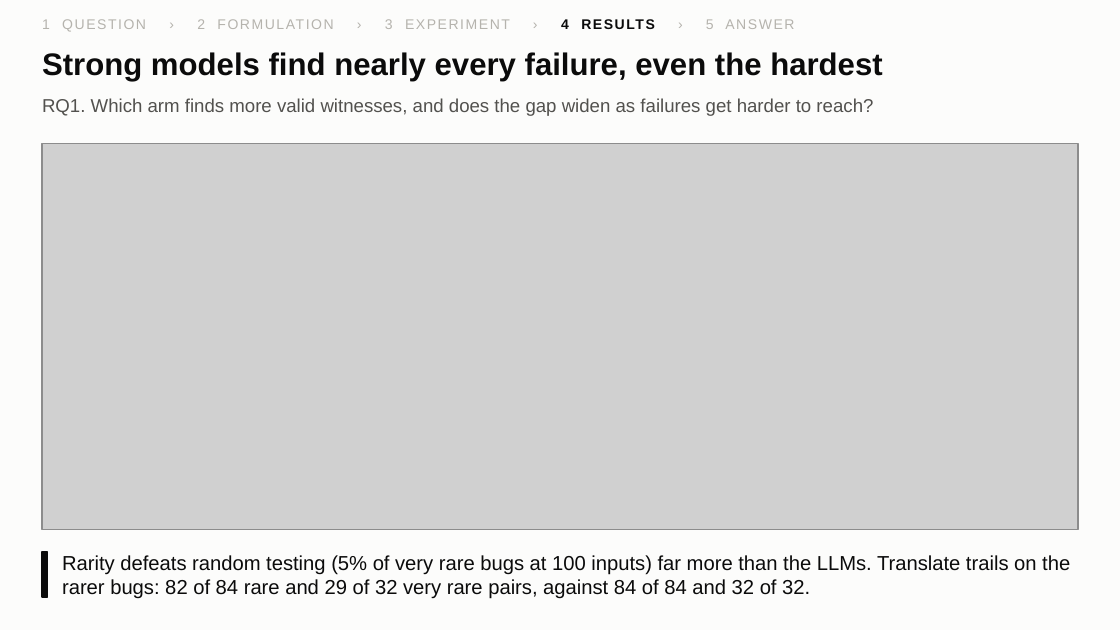
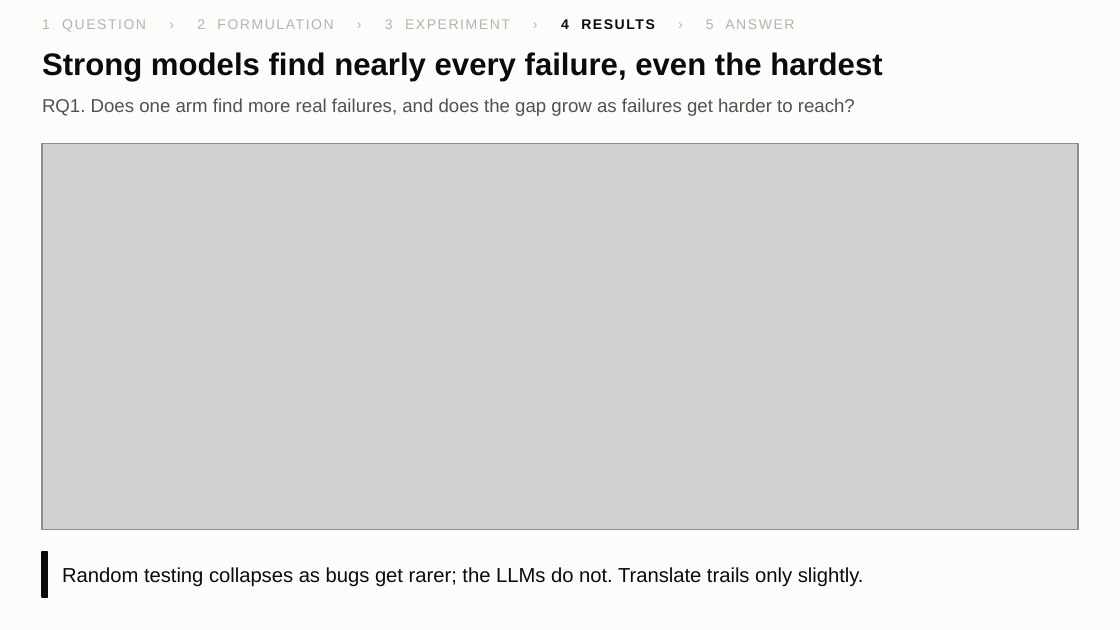
Before and after one commit to yxshrk/System-Failure-Detector, a slide deck: slide 13 of results/figures/slides/premortem_slides.pptx. Drawn at 1120x630 pixels with LibreOffice and Linux fonts; fonts in the diff are those of the drawing; grey boxes stand for pictures. Boxes give left, top, right and bottom in pixels: in the first picture for what was removed or moved away, otherwise in the second. Text is boxed around its words. In the diff, an @@ line names an element or a change of style, - is before the commit and + after.

```diff
--- a/results/figures/slides/premortem_slides.pptx
+++ b/results/figures/slides/premortem_slides.pptx
@@ text at [42, 98, 855, 116]: text changed @@
-RQ1. Which arm finds more valid witnesses, and does the gap widen as failures get harder to reach?
+RQ1. Does one arm find more real failures, and does the gap grow as failures get harder to reach?
@@ text at [62, 567, 864, 587]: text changed @@
-Rarity defeats random testing (5% of very rare bugs at 100 inputs) far more than the LLMs. Translate trails on the rarer bugs: 82 of 84 rare and 29 of 32 very rare pairs, against 84 of 84 and 32 of 32.
+Random testing collapses as bugs get rarer; the LLMs do not. Translate trails only slightly.
```
Also in this commit, not shown: 5 other slides changed, 12 other files.
